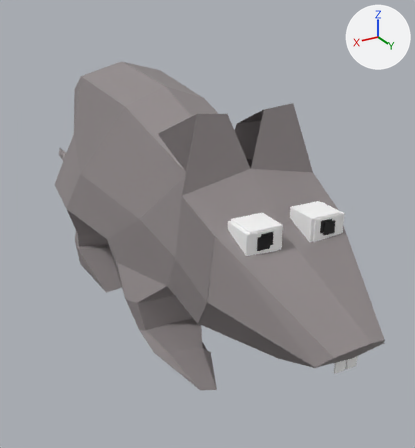
Renders of the FBX model Assets/Prefabs/Objects/Tikus.fbx from each side of a commit.
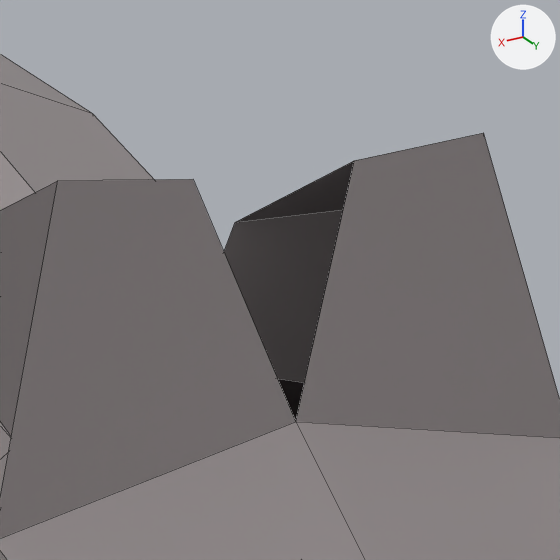
There are two pictures of each version: one whole from a 50 mm camera at (1.28, 2.518, 1.874) aimed at (-0.361, -0.218, 0.506), one close up on the part from 44% to 75% of the width and 16% to 45% of the height. The lights are fixed; the arrows at upper right show +X, +Y and +Z. The close-ups show mesh edges as thin lines. Where no turn or scale is listed for an object, it has been applied to the vertices. Vertices at the same position are counted once.
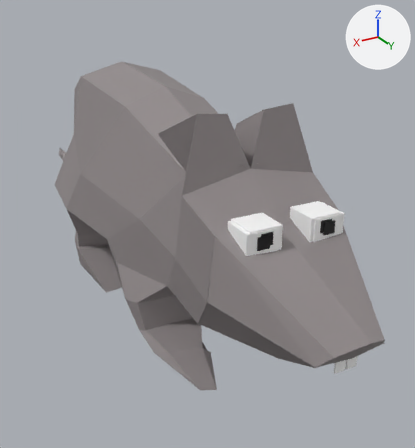
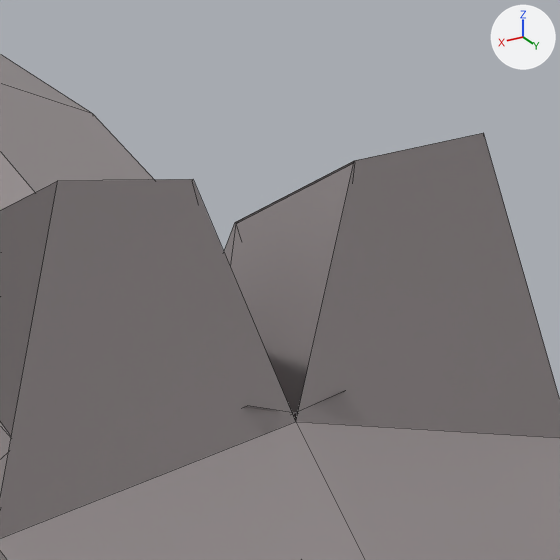
Changed parts and their boxes (x1, y1, x2, y2) in the close-ups (560 x 560 px):
part 1 of me_plane_002, added
    after: (224, 161, 354, 421)

The change in detail:
me_plane_002 is used by ob_plane; location (-0.057, -0.265, 0.804).
me_plane_002 had 299 vertices, 228 faces and spanned x -0.46..0.42, y -2.31..1.79, z -0.65..0.61.
me_plane_002 now has 319 vertices, 236 faces and spans x -0.46..0.42, y -2.31..1.79, z -0.65..0.61.
Part 1, on me_plane_002:
20 vertices are added at x -0.04..0.14, y 0.79..0.99, z 0.28..0.59.
8 new faces join them, mat_material_001 (grey #928b8c).
